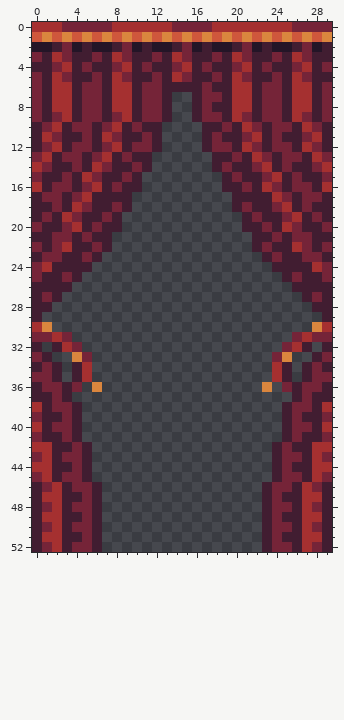
One commit to this pixel-art sprite: assets/sprites/opponents/zeus_statue.png. That is the earlier state.
The file is 120x212 pixels, drawn in blocks of 4x4; one block is one cell here.
After:
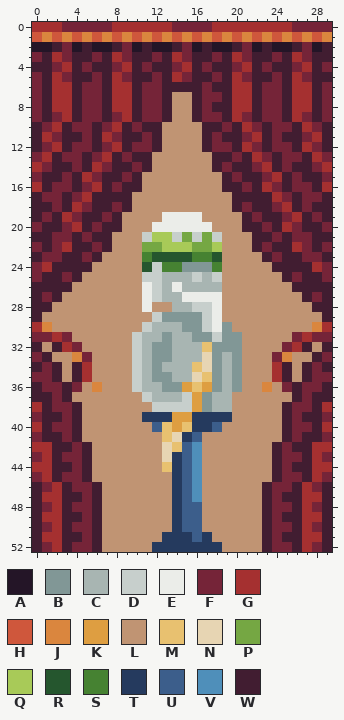
Palette (. is transparent): A #241527  B #819796  C #a8b5b2  D #c7cfcc  E #ebede9  F #752438  G #a53030  H #cf573c  J #da863e  K #de9e41  L #c09473  M #e8c170  N #e7d5b3  P #75a743  Q #a8ca58  R #25562e  S #468232  T #253a5e  U #3c5e8b  V #4f8fba  W #411d31
Change:
y 7..9: x 14..15 .. -> LL
y 10..12: x 13..16 .... -> LLLL
y 13..14: x 12..17 ...... -> LLLLLL
y 15..16: x 11..18 ........ -> LLLLLLLL
y 17..18: x 10..19 .......... -> LLLLLLLLLL
y 19: x 9..20 ............ -> LLLLEEEELLLL
y 20: x 9..20 ............ -> LLLEEEEEELLL
y 21: x 8..21 .............. -> LLLDQQDPDPDLLL
y 22: x 8..21 .............. -> LLLPPQQQPPQLLL
y 23: x 7..22 ................ -> LLLLSRRRRSSRLLLL
y 24: x 6..23 .................. -> LLLLLRDSSBBBSLLLLL
y 25: x 5..24 .................... -> LLLLLLDDCCCDCDLLLLLL
y 26: x 4..25 ...................... -> LLLLLLLEDCECCCCLLLLLLL
y 27: x 3..26 ........................ -> LLLLLLLLEDCCEEEELLLLLLLL
y 28: x 2..27 .......................... -> LLLLLLLLLELLCCDDELLLLLLLLL
y 29: x 1..28 ............................ -> LLLLLLLLLLLDBBBBDELLLLLLLLLL
y 30: x 2..27 .......................... -> LLLLLLLLLDCCCBBDEBLLLLLLLL
y 31: x 4..25 ...................... -> LLLLLLDCCBCCBBDBBLLLLL
y 32: x 1 . -> L; x 5..24 .................... -> LLLLLDCBBCCCMBBBLLLL; x 28 . -> L
y 33: x 2..3 .. -> LL; x 6..23 .................. -> LLLLDCBBCCCNBCBLLL; x 26..27 .. -> LL
y 34: x 3 . -> L; x 6..23 .................. -> LLLLDCBCCCMNBCBLLL; x 26 . -> L
y 35: x 3 . -> L; x 6..23 .................. -> LLLLDCBBCCNMBCBLLL; x 26 . -> L
y 36: x 5 . -> L; x 7..22 ................ -> LLLDCCBBKMKBCBLL; x 24 . -> L
y 37: x 4..25 ...................... -> LLLLLLLDCCCDKBCCLLLLLL
y 38: x 5..24 .................... -> LLLLLLLDDDDKBCCLLLLL
y 39: x 5..24 .................... -> LLLLLLTTTKKTTTTLLLLL
y 40: x 5..24 .................... -> LLLLLLLUMKMTTULLLLLL
y 41: x 5..24 .................... -> LLLLLLLLMNTULLLLLLLL
y 42: x 6..23 .................. -> LLLLLLLNMUVLLLLLLL
y 43: x 6..23 .................. -> LLLLLLLNTUVLLLLLLL
y 44: x 6..23 .................. -> LLLLLLLMTUVLLLLLLL
y 45: x 6..23 .................. -> LLLLLLLLTUVLLLLLLL
y 46..47: x 7..22 ................ -> LLLLLLLTUVLLLLLL
y 48..50: x 7..22 ................ -> LLLLLLLTUULLLLLL
y 51: x 7..22 ................ -> LLLLLLTTTUTLLLLL
y 52: x 7..22 ................ -> LLLLLTTTTTTTLLLL
